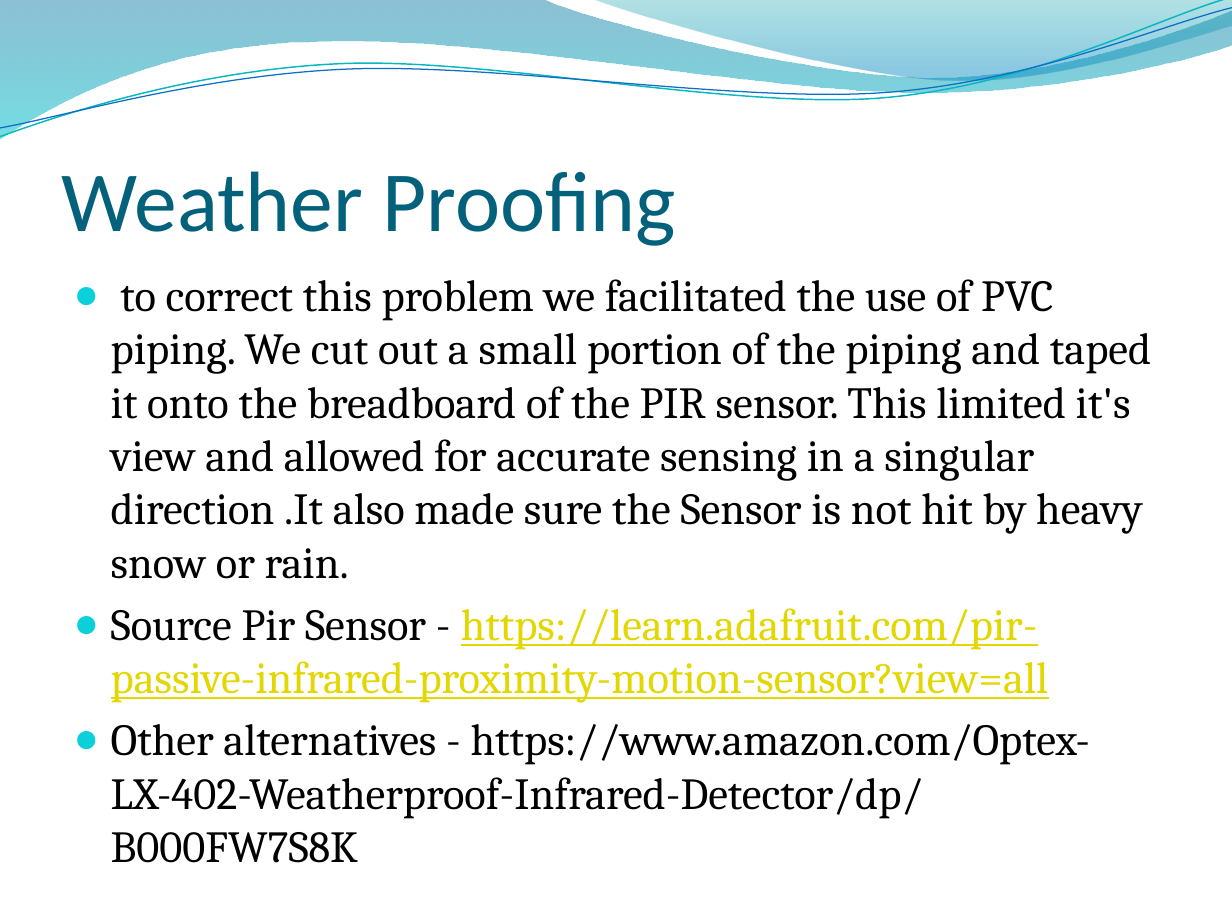
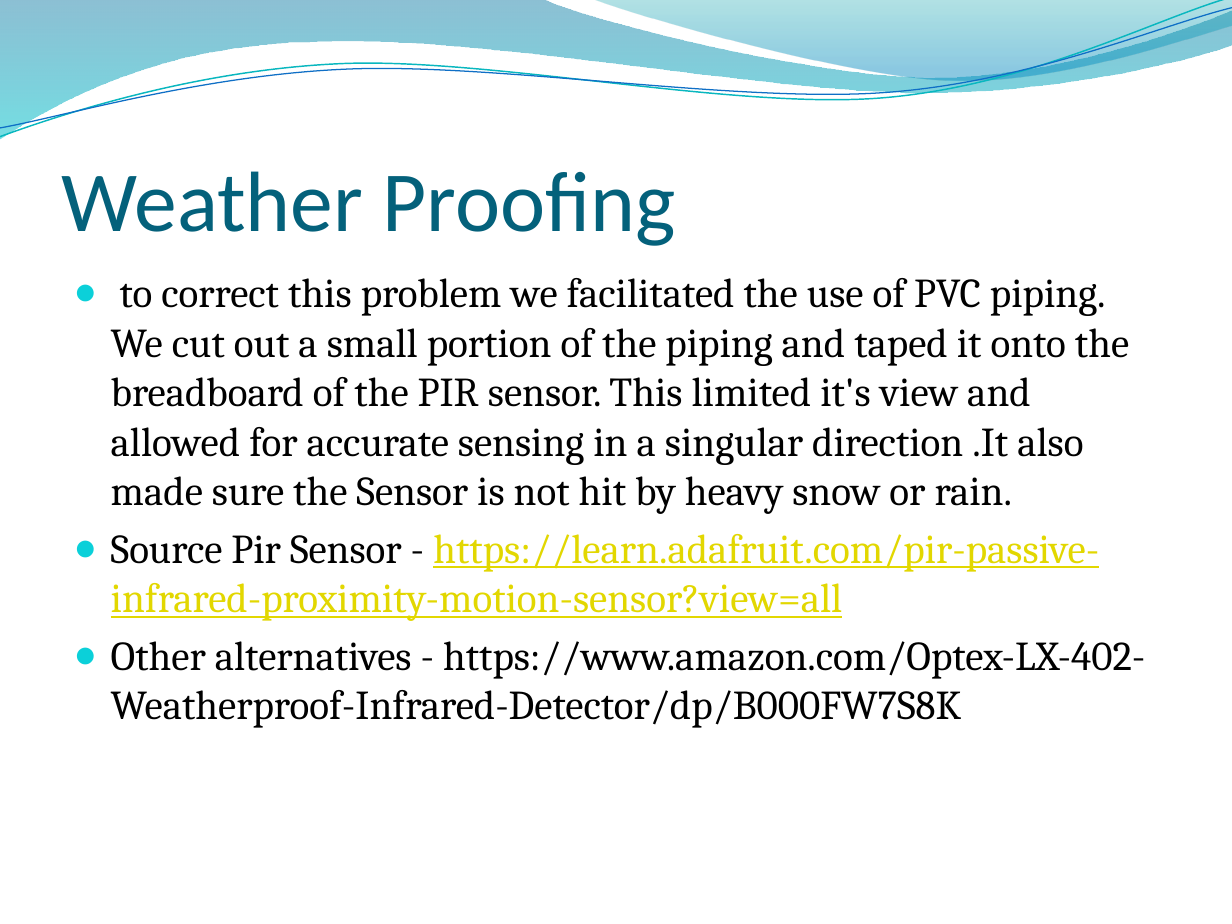
Before and after one commit to dakshkaran132/IOT_-STTHOMAS, a slide deck: slide 8 of Hot Shot Hoops presentation.pptx. Drawn at 1232x924 pixels with LibreOffice and Linux fonts; fonts in the diff are those of the drawing; background and template pictures are left out. Boxes give left, top, right and bottom in pixels: in the first picture for what was removed or moved away, otherwise in the second. Text is boxed around its words. In the diff, an @@ line names an element or a change of style, - is before the commit and + after.

```diff
--- a/Hot Shot Hoops presentation.pptx
+++ b/Hot Shot Hoops presentation.pptx
@@ text "to correct this problem we ..." at [111,278,1145,728]: size 26 to 24.1 pt @@
```
Also in this commit, not shown: 3 other slides changed, 1 slide added, 1 slide removed.
